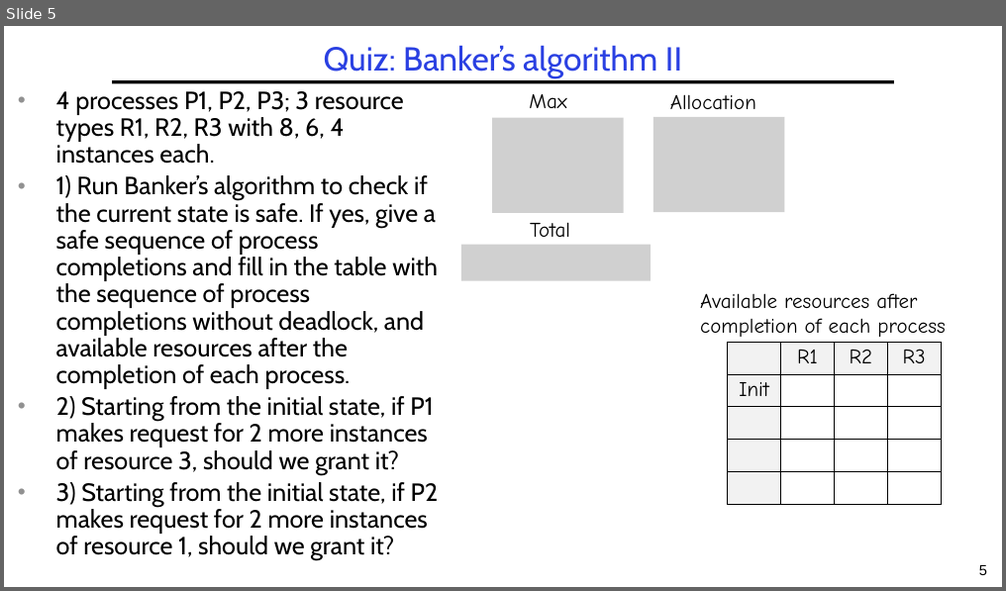
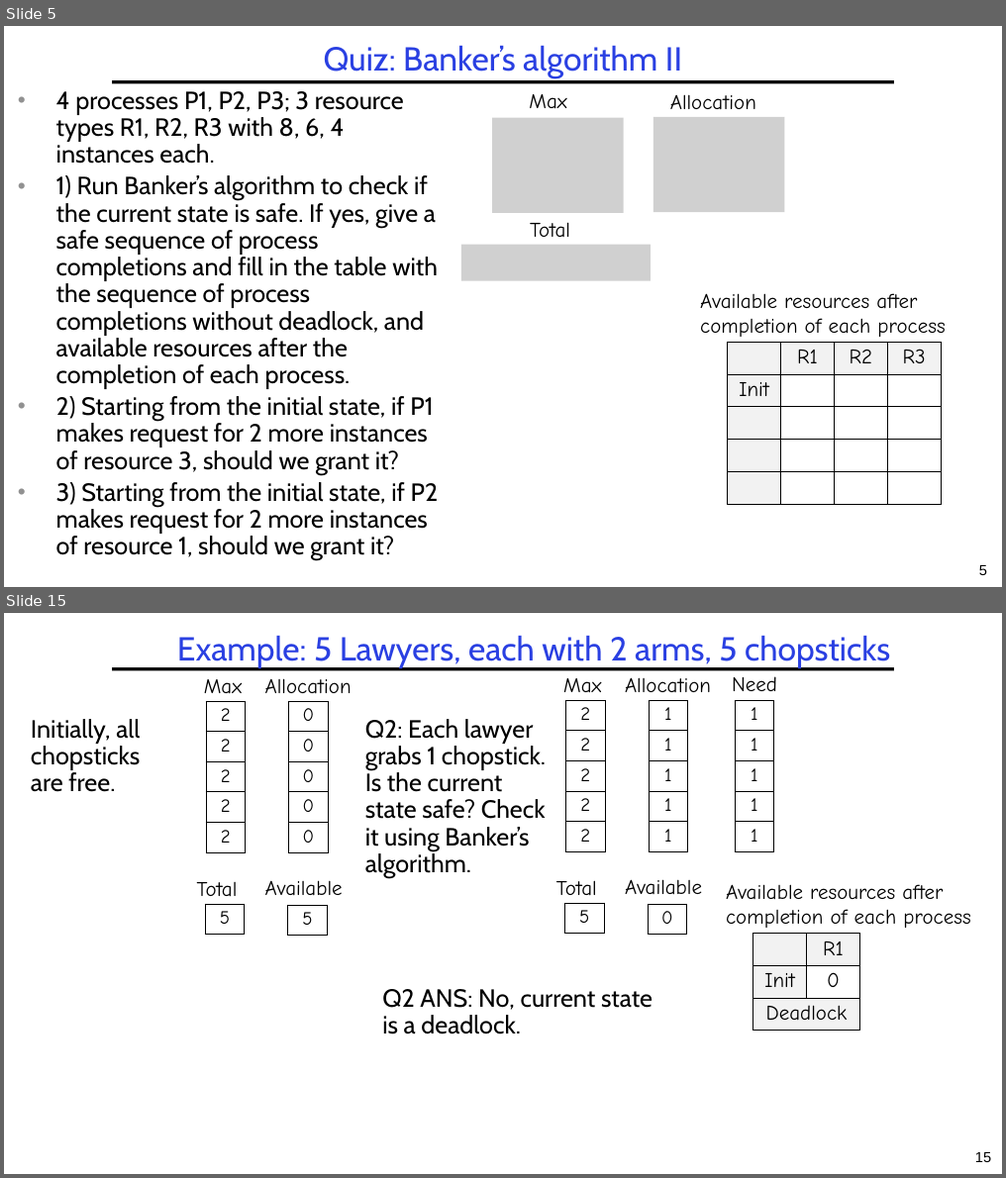
Before and after one commit to guhofstra/CSC256Fa25, a slide deck: PPTs/L4-Exercises ANS.pptx. Shown one above the other, each under a label of ours: slide 5 before the commit, slides 5 and 15 after it; the slides between them are not shown. The pictures are 1006x591 and 1006x1178 pixels, drawn with LibreOffice and Linux fonts; fonts in the diff are those of the drawing; grey boxes stand for pictures. Boxes give left, top, right and bottom in pixels: in the first picture for what was removed or moved away, otherwise in the second. Text is boxed around its words. In the diff, an @@ line names an element or a change of style, - is before the commit and + after.

```diff
--- a/PPTs/L4-Exercises ANS.pptx
+++ b/PPTs/L4-Exercises ANS.pptx
@@ slide 15 added at (4,613,1002,1174), background #FFFFFF; not listed: 2 template elements that a slide beside it also shows @@
@@ title added at (177,635,890,668), 32 pt, text #2A40E2 @@
+Example: 5 Lawyers, each with 2 arms, 5 chopsticks
@@ text added at (204,679,242,693), 20 pt, text #000000 @@
+Max
@@ table added at (206,701,245,854), 5 rows, 1 columns @@
+2
+2
+2
+2
+2
@@ text added at (265,678,351,693), 20 pt, text #000000 @@
+Allocation
@@ table added at (289,701,328,854), 5 rows, 1 columns @@
+0
+0
+0
+0
+0
@@ text added at (563,678,601,693), 20 pt, text #000000 @@
+Max
@@ table added at (566,700,605,852), 5 rows, 1 columns @@
+2
+2
+2
+2
+2
@@ text added at (625,677,711,692), 20 pt, text #000000 @@
+Allocation
@@ table added at (648,700,687,852), 5 rows, 1 columns @@
+1
+1
+1
+1
+1
@@ text added at (732,676,777,691), 20 pt, text #000000 @@
+Need
@@ table added at (735,700,773,852), 5 rows, 1 columns @@
+1
+1
+1
+1
+1
@@ text added at (31,719,140,792), 24 pt, text #000000 @@
+Initially, all chopsticks are free.
@@ text added at (365,719,546,878), 24 pt, text #000000 @@
+Q2: Each lawyer grabs 1 chopstick. Is the current state safe? Check it using Banker’s algorithm.
@@ text added at (625,879,702,895), 20 pt, text #000000 @@
+Available
@@ text added at (197,882,238,897), 20 pt, text #000000 @@
+Total
@@ table added at (205,904,245,935), 1 rows, 1 columns @@
+5
@@ text added at (265,880,343,895), 20 pt, text #000000 @@
+Available
@@ table added at (288,905,327,936), 1 rows, 1 columns @@
+5
@@ text added at (556,880,597,895), 20 pt, text #000000 @@
+Total
@@ table added at (564,903,604,934), 1 rows, 1 columns @@
+5
@@ table added at (648,904,687,935), 1 rows, 1 columns @@
+0
@@ text added at (726,884,970,928), 20 pt, text #000000 @@
+Available resources after completion of each process
@@ table added at (753,934,859,1031), 3 rows, 2 columns @@
+ | R1
+Init | 0
+Deadlock | 
@@ text added at (382,989,652,1035), 24 pt, text #000000 @@
+Q2 ANS: No, current state is a deadlock.
```
Also in this commit, not shown: 7 slides changed, 10 other slides added, 11 other files.
